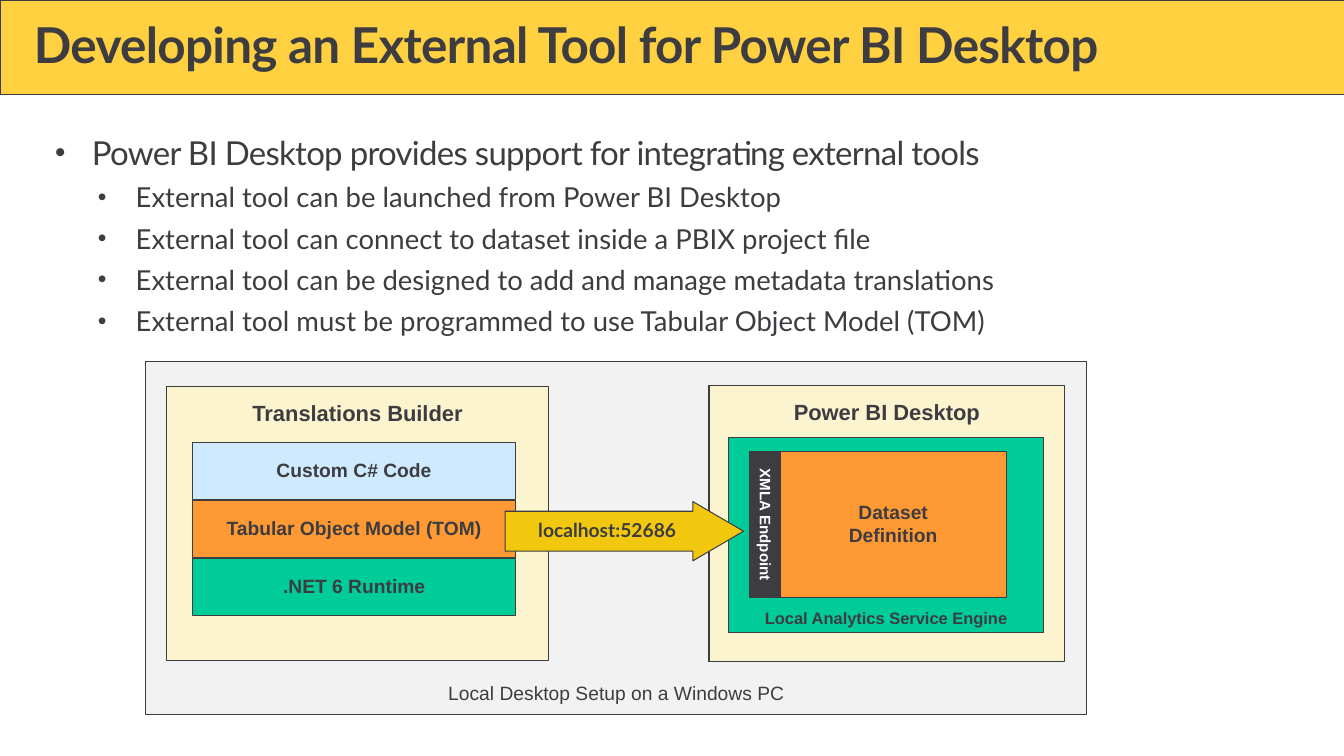
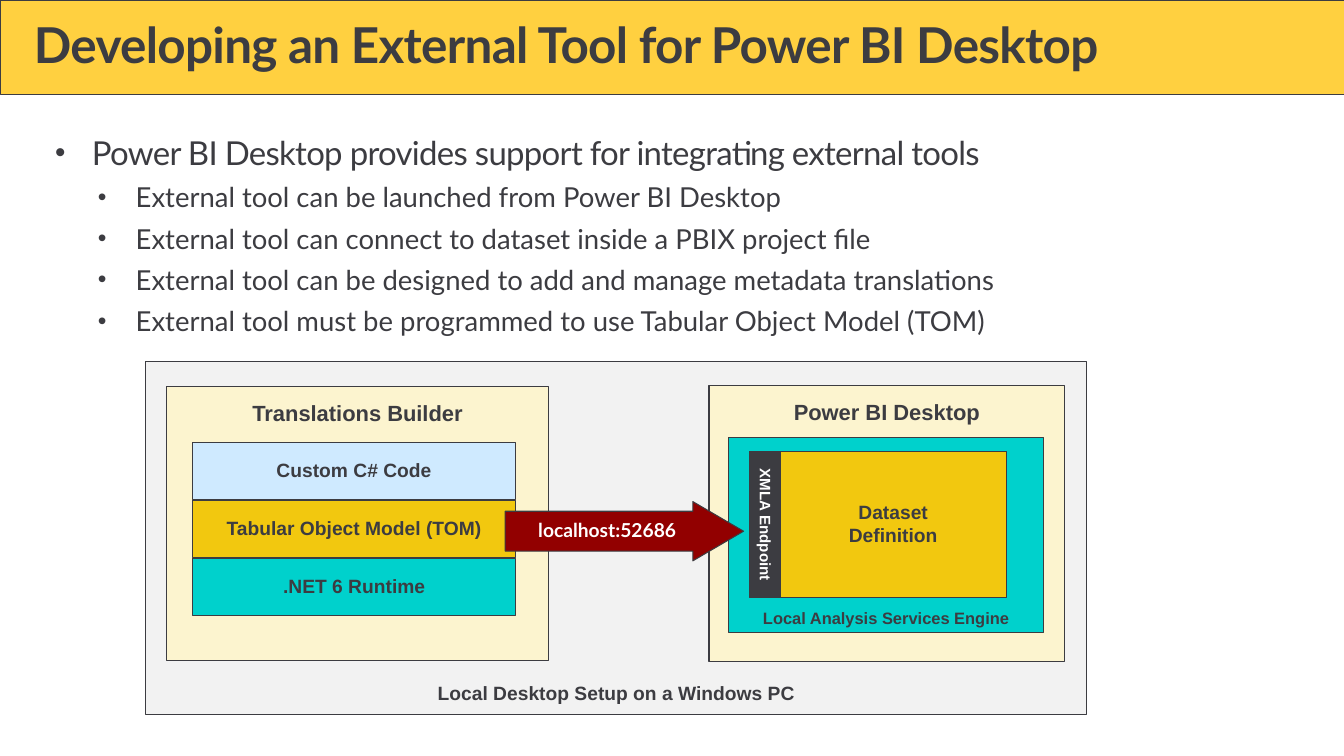
Before and after one commit to PowerBiDevCamp/TranslationsBuilder, a slide deck: slide 11 of Docs/Translations Builder.pptx. Drawn at 1344x756 pixels with LibreOffice and Linux fonts; fonts in the diff are those of the drawing; background and template pictures are left out. Boxes give left, top, right and bottom in pixels: in the first picture for what was removed or moved away, otherwise in the second. Text is boxed around its words. In the diff, an @@ line names an element or a change of style, - is before the commit and + after.

```diff
--- a/Docs/Translations Builder.pptx
+++ b/Docs/Translations Builder.pptx
@@ rectangle "Local Desktop Setup on a ..." at [146, 362, 1088, 714]: bold on @@
@@ rectangle "Local Analysis Services Engine" at [729, 437, 1045, 632]: fill #00CC99 to #00D1CC @@
@@ rectangle "Dataset" at [780, 452, 1007, 597]: fill #FF9933 to #F2C80F @@
@@ rectangle "Tabular Object Model (TOM)" at [193, 501, 516, 558]: fill #FF9933 to #F2C80F @@
@@ right arrow "localhost:52686" at [505, 502, 743, 561]: text colour #3C3C41 to #FFFFFF; fill #F2C80F to #920000 @@
@@ rectangle ".NET 6 Runtime" at [193, 558, 516, 616]: fill #00CC99 to #00D1CC @@
@@ text in rectangle at [763, 612, 1009, 628]: text changed @@
-Local Analytics Service Engine
+Local Analysis Services Engine
```
Also in this commit, not shown: 1 other slide changed, 1 other file.
